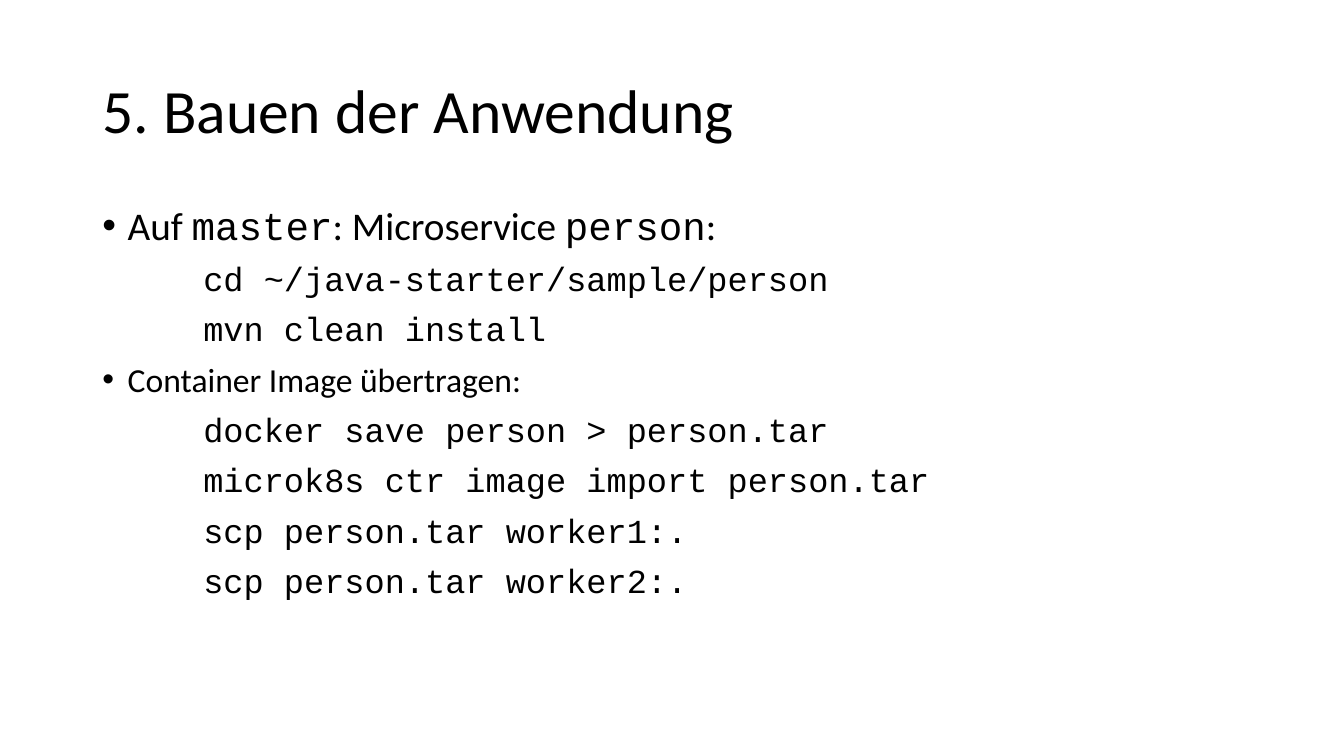
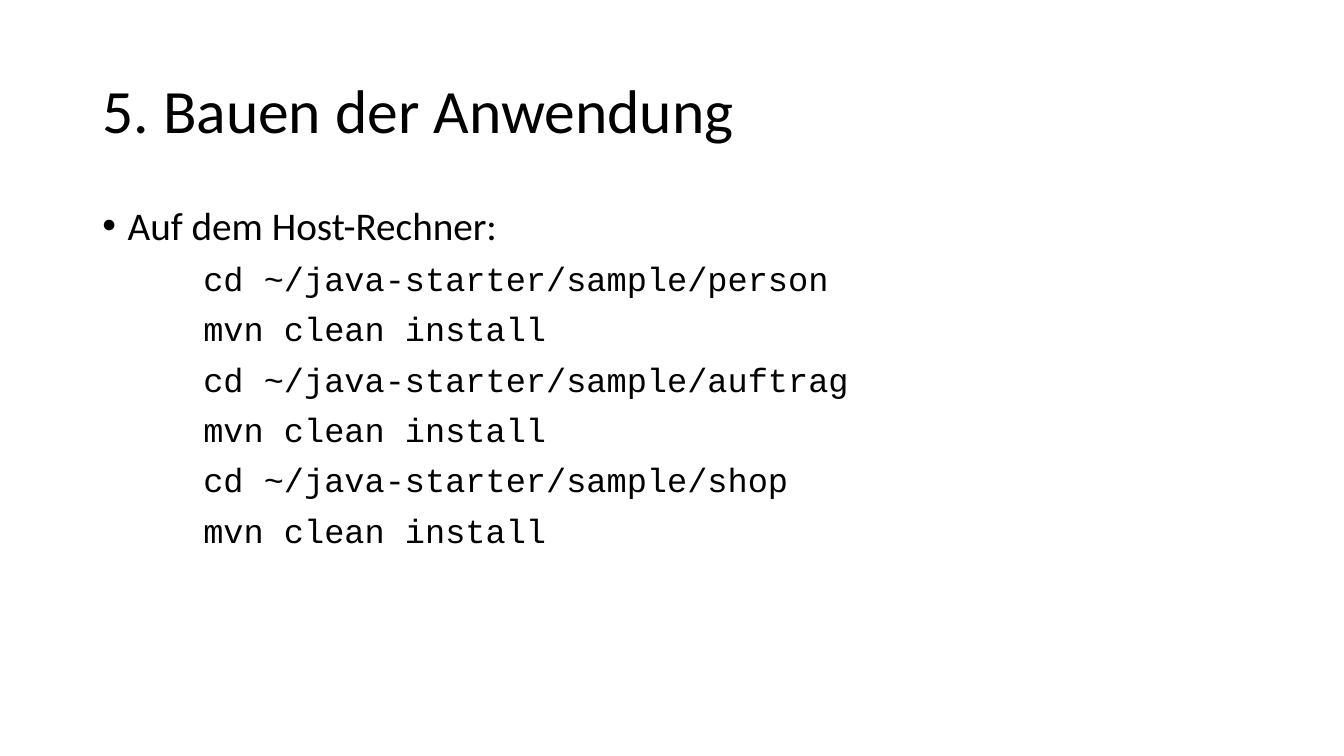
Before and after one commit to igeldo/PR4-SoSe23, a slide deck: slide 8 of sample/kubernetes/Bring your own device - Teil 2.pptx. Drawn at 1344x756 pixels with LibreOffice and Linux fonts; fonts in the diff are those of the drawing. Boxes give left, top, right and bottom in pixels: in the first picture for what was removed or moved away, otherwise in the second. Text is boxed around its words. In the diff, an @@ line names an element or a change of style, - is before the commit and + after.

```diff
--- a/sample/kubernetes/Bring your own device - Teil 2.pptx
+++ b/sample/kubernetes/Bring your own device - Teil 2.pptx
@@ text at [128,212,497,241]: text changed @@
-• Auf master: Microservice person:
+• Auf dem Host-Rechner:
@@ text at [203,367,849,544]: text changed @@
-• Container Image übertragen:
-docker save person > person.tar
-microk8s ctr image import person.tar
-scp person.tar worker1:.
-scp person.tar worker2:.
+cd ~/java-starter/sample/auftrag
+mvn clean install
+cd ~/java-starter/sample/shop
+mvn clean install
```
Also in this commit, not shown: 7 other slides changed, 3 slides removed, 4 other files.
